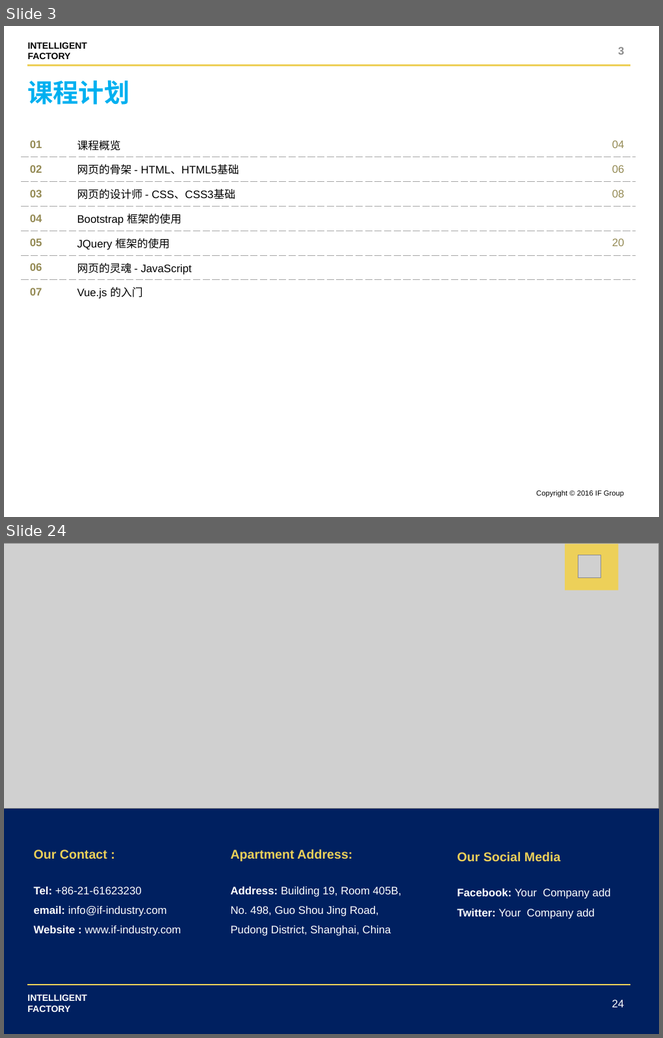
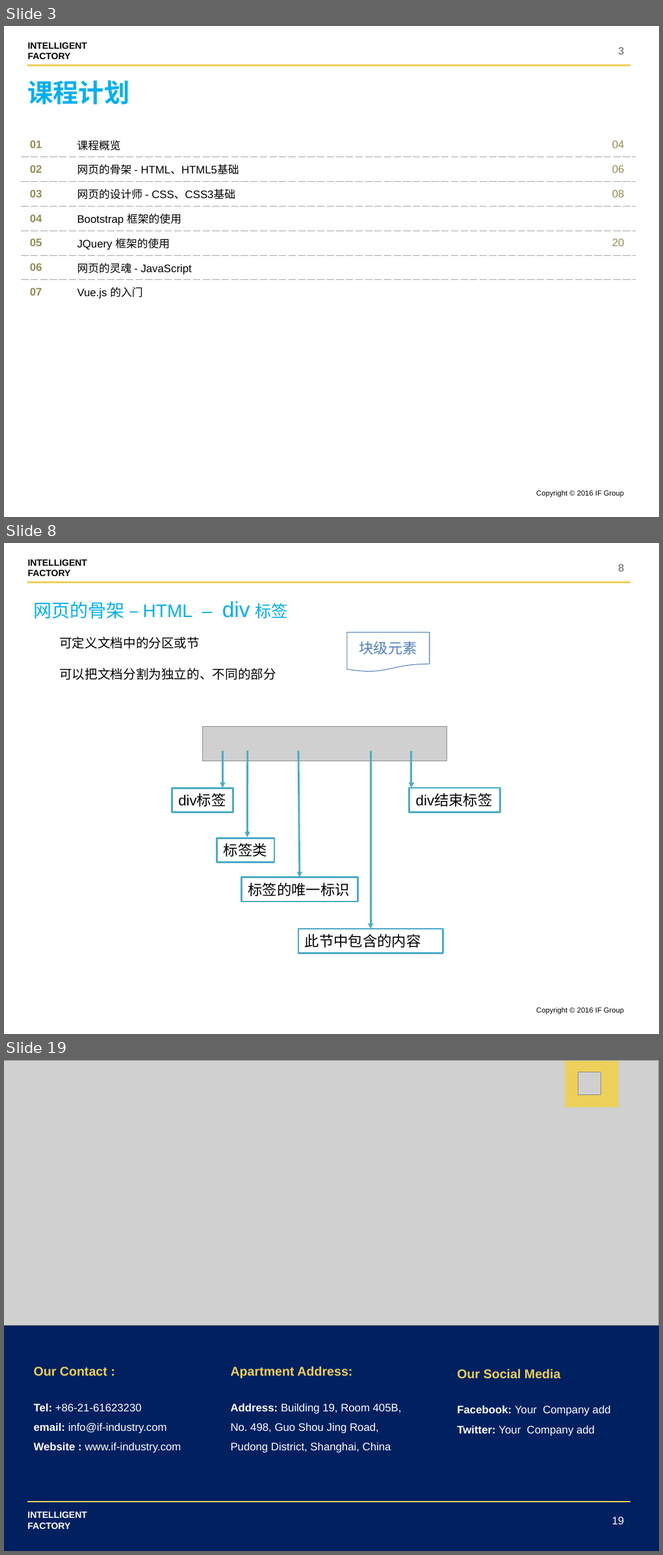
Before and after one commit to shentianyi/CompanyCource, a slide deck: CodeMonkey/cs05 UI前端/UI设计.pptx. Shown one above the other, each under a label of ours: slides 3 and 24 before the commit, slides 3, 8 and 19 after it; the slides between them are not shown. The pictures are 663x1038 and 663x1555 pixels, drawn with LibreOffice and Linux fonts; fonts in the diff are those of the drawing; grey boxes stand for pictures. Boxes give left, top, right and bottom in pixels: in the first picture for what was removed or moved away, otherwise in the second. Text is boxed around its words. In the diff, an @@ line names an element or a change of style, - is before the commit and + after.

Commit message:
html css

```diff
--- a/CodeMonkey/cs05 UI前端/UI设计.pptx
+++ b/CodeMonkey/cs05 UI前端/UI设计.pptx
@@ slide 8 added at [4,543,659,1034], background #FFFFFF; not listed: 3 template elements that a slide beside it also shows @@
@@ page number added at [618,564,624,572], 12 pt, text #8C8C8C, bold @@
+8
@@ text added at [34,601,288,619], 20 pt, text #00B0F0 @@
+网页的骨架 – HTML – div 标签
@@ text added at [59,637,276,680], 14 pt, text #000000 @@
+可定义文档中的分区或节
+可以把文档分割为独立的、不同的部分
@@ flow chart document added at [347,632,430,672], outline #4F81BD 0.75 pt, 16 pt, text #4F81BD @@
+块级元素
@@ picture added at [202,727,447,761] @@
@@ arrow added from (223, 751) to (223, 788), #4BACC6 2 pt @@
@@ arrow added from (248, 751) to (247, 838), #4BACC6 2 pt @@
@@ arrow added from (298, 751) to (300, 878), #4BACC6 2 pt @@
@@ arrow added from (371, 751) to (371, 929), #4BACC6 2 pt @@
@@ arrow added from (412, 751) to (412, 788), #4BACC6 2 pt @@
@@ rectangle added at [172,789,233,813], fill #FFFFFF, outline #4BACC6 2 pt, 16 pt, text #000000 @@
+div标签
@@ rectangle added at [410,788,501,812], fill #FFFFFF, outline #4BACC6 2 pt, 16 pt, text #000000 @@
+div结束标签
@@ rectangle added at [217,839,274,863], fill #FFFFFF, outline #4BACC6 2 pt, 16 pt, text #000000 @@
+标签类
@@ rectangle added at [242,878,358,902], fill #FFFFFF, outline #4BACC6 2 pt, 16 pt, text #000000 @@
+标签的唯一标识
@@ rectangle added at [298,929,442,953], fill #FFFFFF, outline #4BACC6 2 pt, 16 pt, text #000000 @@
+此节中包含的内容
@@ what was slide 24 is now slide 19 @@
@@ page number at [612,1517,625,1525]: text changed @@
-24
+19
```
Also in this commit, not shown: 4 slides changed, 10 other slides added, 16 slides removed, 1 other file.
